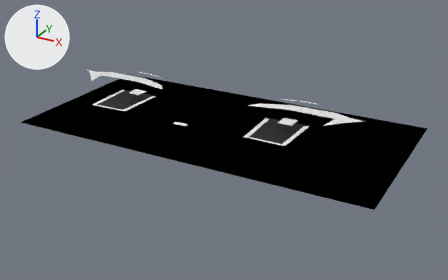
An edit to the Blender file StewartPlatform/Assets/cadmodel/face.blend, drawn before and after from the same camera.
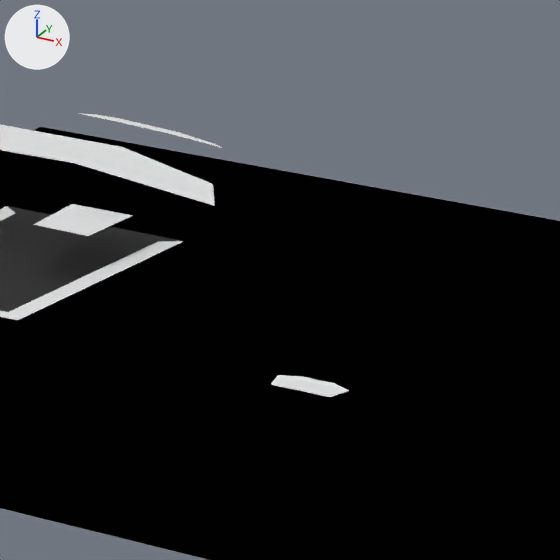
Old and new are each drawn whole from a 50 mm lens placed at (98.2, -176.7, 74.6), pointed at (3.0, -3.7, -11.9) and again close up on the part from 27% to 51% of the width and 18% to 56% of the height. The axes (+X, +Y, +Z) are drawn at upper left. The lights are the same throughout. The last two pictures show the newer version. Both versions are drawn at full value of the shape key 'mouthFunnel' of 'Eye_Right'; the numbers are the values there.

Before the edit, the objects in view are built like this:
```python
me_cube_005 = bpy.data.meshes.new('Cube.005')
me_cube_005.from_pydata(...)  # 74 vertices, 36 faces; spans x -0.82..0.82, y -0.85..0.01, z 0.0..8.71
# faces by material slot: [32, 4]
me_cube_005.materials.append(mat_white)  # white #e7e7e7
me_cube_005.materials.append(mat_black)  # black #000000
me_cube_015 = bpy.data.meshes.new('Cube.015')
me_cube_015.from_pydata([(-1.0, -1.0, 0.0), (-1.0, 1.0, 0.0), (1.0, -1.0, 0.0), (1.0, 1.0, 0.0)], [], [(1, 0, 2, 3)])
me_cube_015.materials.append(mat_black_001)  # black #000000
ob_cube_005 = bpy.data.objects.new('Cube.005', me_cube_015)
ob_cube_005.location = (0.0, 0.0, -8.36)
ob_cube_005.scale = (64.0, 32.0, 0.5)
ob_eye_right = bpy.data.objects.new('Eye_Right', me_cube_005)
ob_eye_right.location = (0.0, 0.0, 1.61)
ob_eye_right.scale = (64.0, 32.0, 0.5)
```
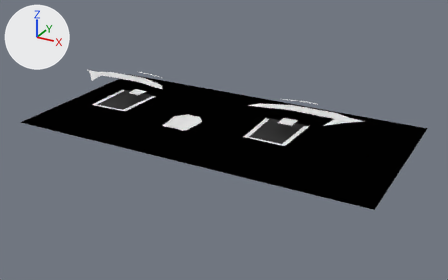
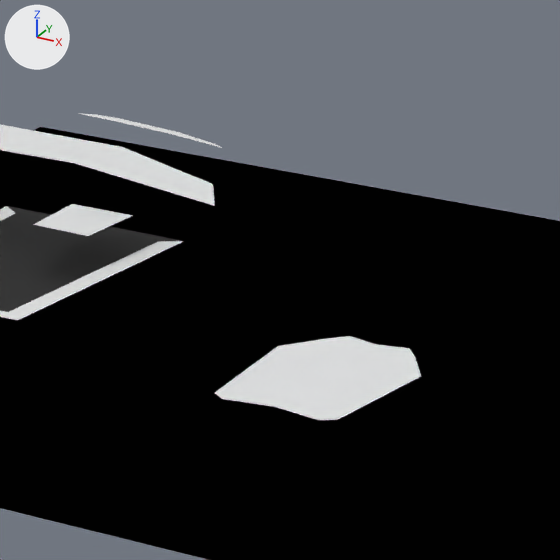
Where the change shows, as pixel boxes (x1, y1, x2, y2) in the close-ups (560 x 560 px; the box of a moved part takes in the faces that stretch with it):
```json
{"object": "Eye_Right", "change": "reshaped", "before": [0, 113, 349, 397], "after": [0, 113, 421, 420]}
{"part": 1, "of": "me_cube_005", "change": "moved or reshaped", "before": [271, 375, 349, 397], "after": [215, 336, 421, 420]}
```

The change, as JSON lines over the scene's bpy script:
```json
{"block": "me_cube_005", "where": "# used by ob_eye_right; location = (0.0, 0.0, 1.61); scale = (64.0, 32.0, 0.5)"}
{"op": "remove", "block": "me_cube_005", "code": "me_cube_005.from_pydata(...)  # 74 vertices, 36 faces; spans x -0.82..0.82, y -0.85..0.01, z 0.0..8.71"}
{"op": "add", "block": "me_cube_005", "code": "me_cube_005.from_pydata(...)  # 74 vertices, 36 faces; spans x -0.82..0.82, y -0.95..0.01, z 0.0..8.71"}
{"block": "me_cube_005", "change": "me_cube_005 part 1: the loose piece of 12 vertices spanning x -0.04..0.04, y -0.85..-0.79, z 0.0 is scaled about its middle by (2.02, 6.01, 1), then moved by (0.0, 0.06, 0.0)"}
```
